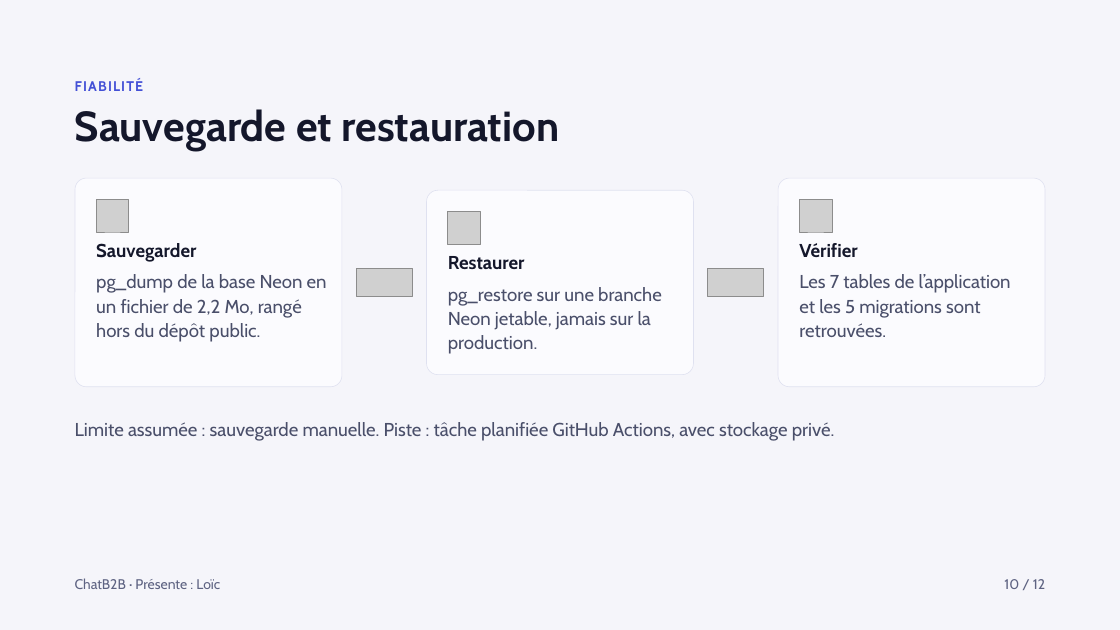
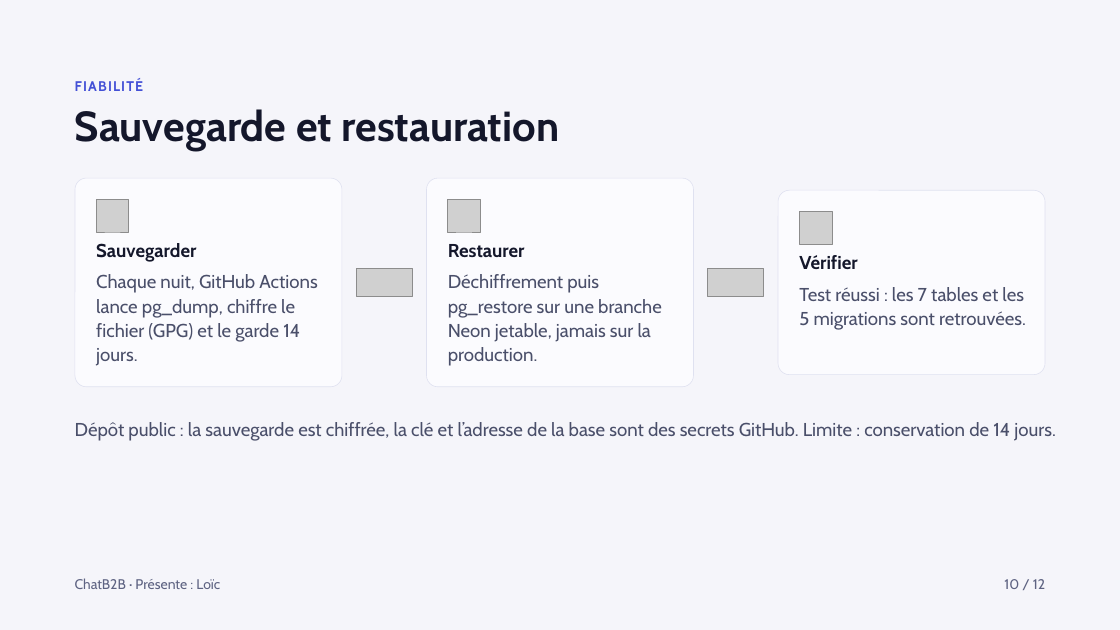
Before and after one commit to Qoquan/chatB2B, a slide deck: slide 10 of Rapport/Pitch ChatB2B (1).pptx. Drawn at 1120x630 pixels with LibreOffice and Linux fonts; fonts in the diff are those of the drawing; grey boxes stand for pictures. Boxes give left, top, right and bottom in pixels: in the first picture for what was removed or moved away, otherwise in the second. Text is boxed around its words. In the diff, an @@ line names an element or a change of style, - is before the commit and + after.

```diff
--- a/Rapport/Pitch ChatB2B (1).pptx
+++ b/Rapport/Pitch ChatB2B (1).pptx
@@ rounded rectangle: place and size @@
-rounded rectangle at [427,190,694,375]
+rounded rectangle at [427,178,694,386]
@@ rounded rectangle at [427,178,694,386]: proportions changed @@
@@ picture: place and size @@
-picture at [448,212,481,245]
+picture at [448,199,481,232]
@@ rounded rectangle at [778,190,1045,375]: proportions changed @@
@@ rounded rectangle: place and size @@
-rounded rectangle at [778,178,1045,386]
+rounded rectangle at [778,190,1045,375]
@@ text "Restaurer": place and size @@
-text "Restaurer" at [448,256,525,270]
+text "Restaurer" at [448,244,525,258]
@@ picture: place and size @@
-picture at [800,199,833,232]
+picture at [800,212,833,245]
@@ text "Vérifier": place and size @@
-text "Vérifier" at [799,243,857,257]
+text "Vérifier" at [799,255,857,269]
@@ text at [96,274,317,366]: text changed @@
-pg_dump de la base Neon en un fichier de 2,2 Mo, rangé hors du dépôt public.
+Chaque nuit, GitHub Actions lance pg_dump, chiffre le fichier (GPG) et le garde 14 jours.
@@ text at [448,274,662,366]: text changed @@
-pg_restore sur une branche Neon jetable, jamais sur la production.
+Déchiffrement puis pg_restore sur une branche Neon jetable, jamais sur la production.
@@ text at [799,287,1026,330]: text changed @@
-Les 7 tables de l’application et les 5 migrations sont retrouvées.
+Test réussi : les 7 tables et les 5 migrations sont retrouvées.
@@ text at [75,422,1055,441]: text changed @@
-Limite assumée : sauvegarde manuelle. Piste : tâche planifiée GitHub Actions, avec stockage privé.
+Dépôt public : la sauvegarde est chiffrée, la clé et l’adresse de la base sont des secrets GitHub. Limite : conservation de 14 jours.
```
Also in this commit, not shown: 1 other file.
